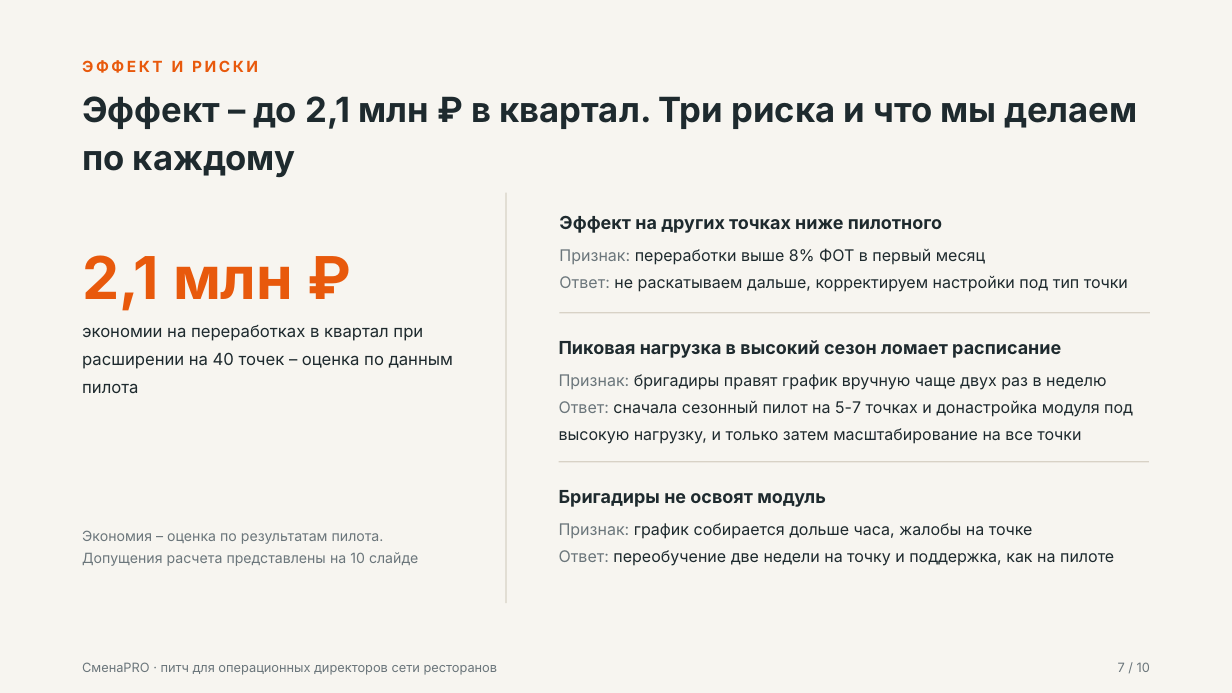
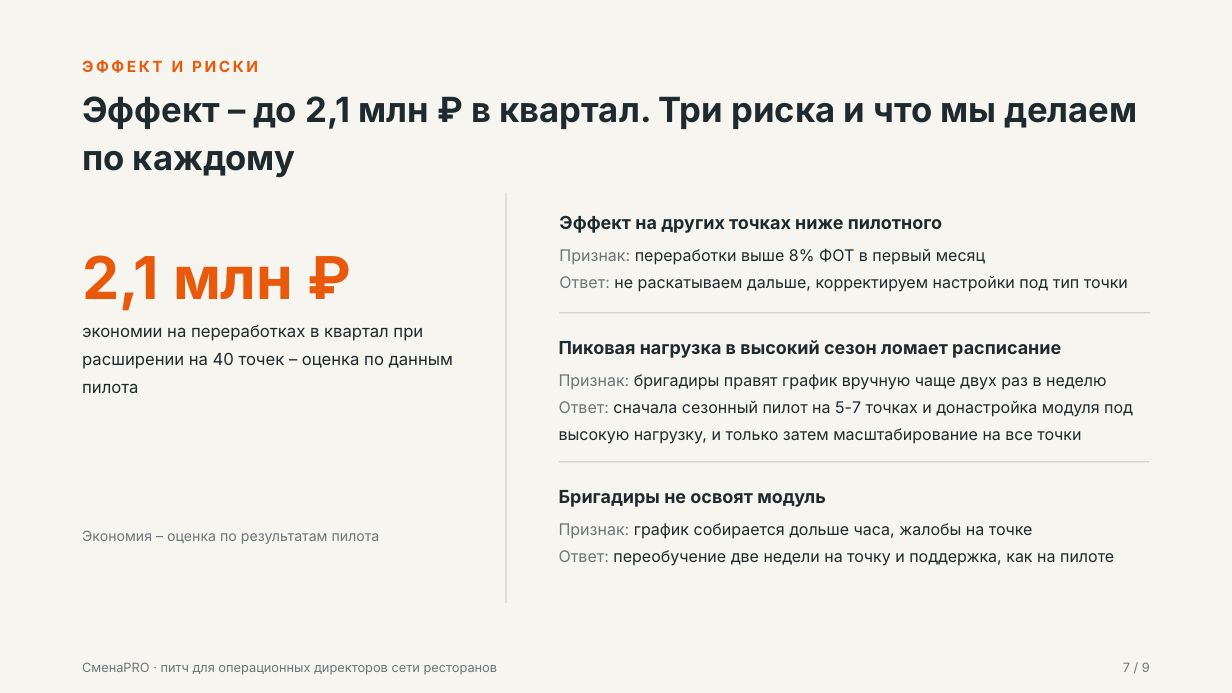
Before and after one commit to ipaingo/study, a slide deck: slide 7 of навыки публичных выступлений/Питч СменаPRO.pptx. Drawn at 1232x693 pixels with LibreOffice and Linux fonts; fonts in the diff are those of the drawing. Boxes give left, top, right and bottom in pixels: in the first picture for what was removed or moved away, otherwise in the second. Text is boxed around its words. In the diff, an @@ line names an element or a change of style, - is before the commit and + after.

```diff
--- a/навыки публичных выступлений/Питч СменаPRO.pptx
+++ b/навыки публичных выступлений/Питч СменаPRO.pptx
@@ text at (x1=82, y1=530, x2=380, y2=544): text changed @@
-Экономия – оценка по результатам пилота.
-Допущения расчета представлены на 10 слайде
+Экономия – оценка по результатам пилота
@@ text at (x1=1123, y1=662, x2=1150, y2=672): text changed @@
-7 / 10
+7 / 9
```
Also in this commit, not shown: 7 other slides changed, 49 other files.
